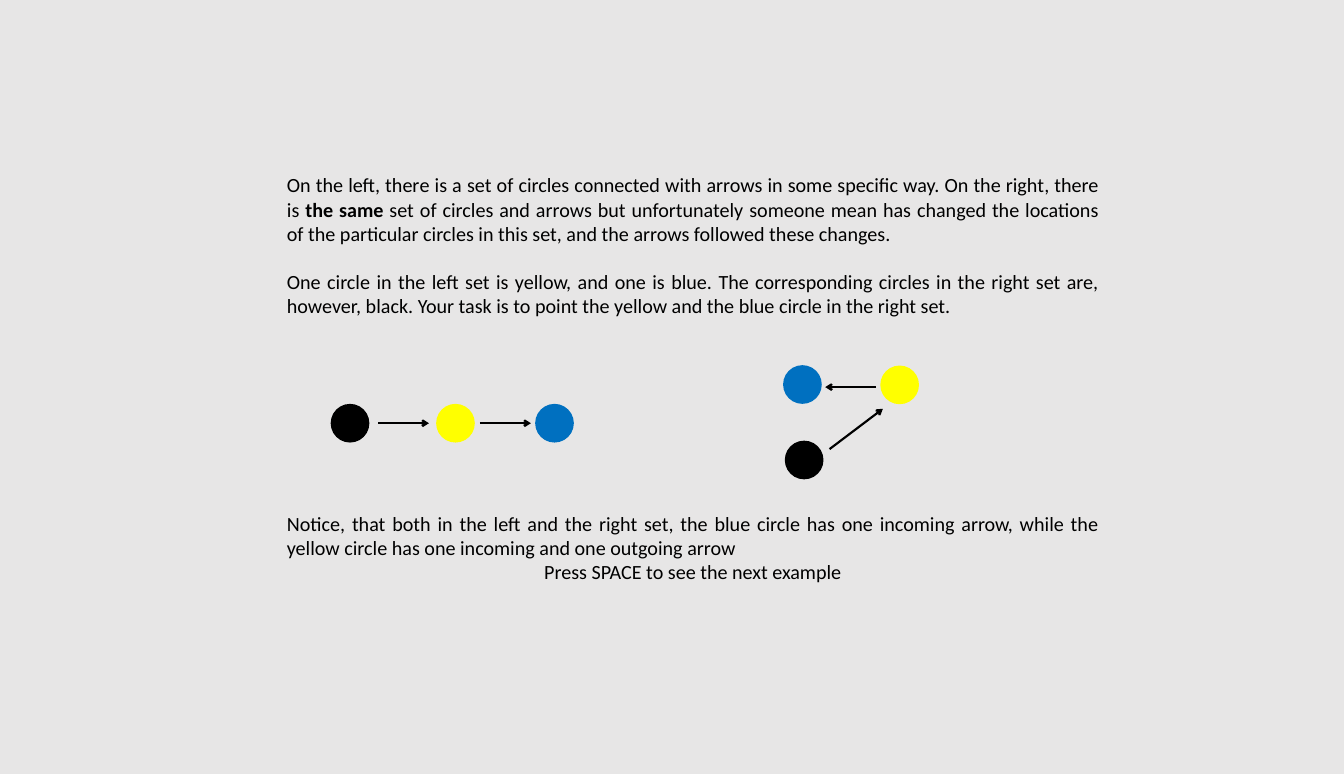
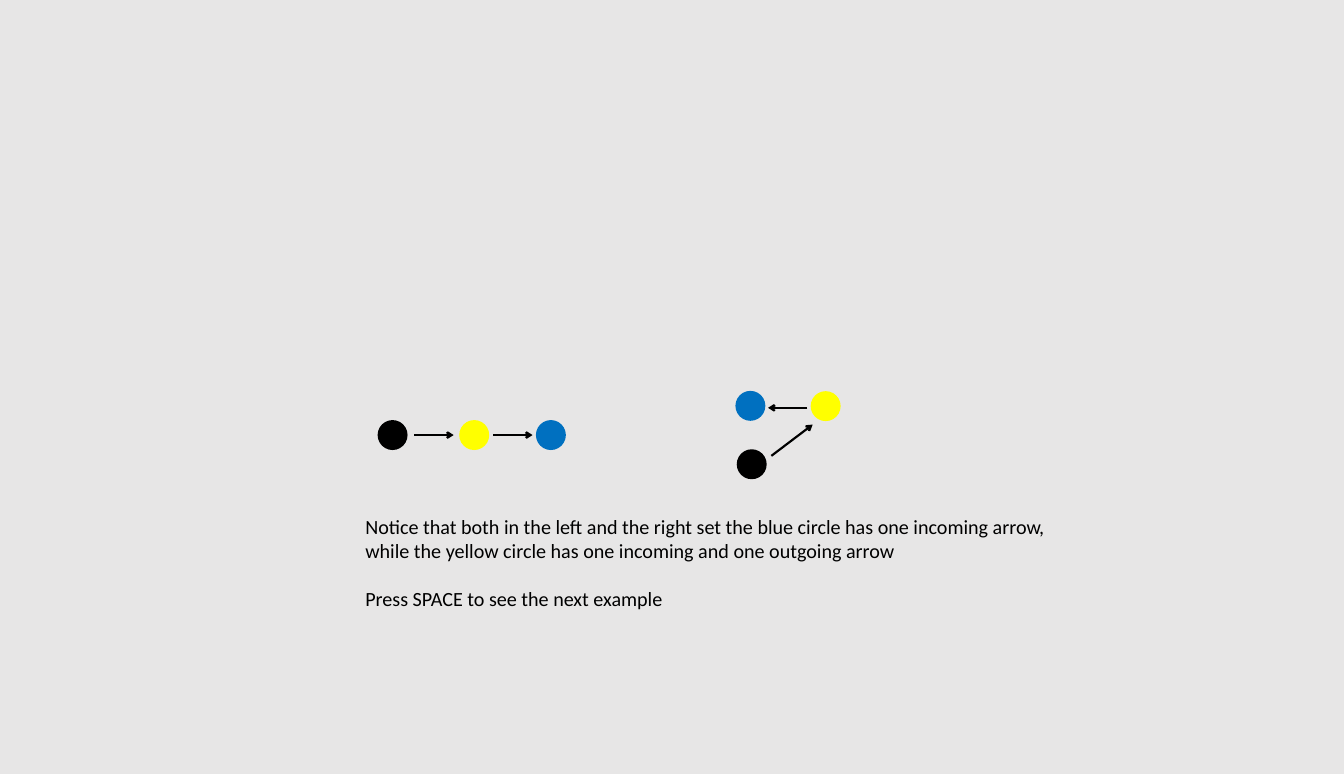
Before and after one commit to ociepkam/grafy, a slide deck: slide 2 of images/instruction.pptx. Drawn at 1344x774 pixels with LibreOffice and Linux fonts; fonts in the diff are those of the drawing. Boxes give left, top, right and bottom in pixels: in the first picture for what was removed or moved away, otherwise in the second. Text is boxed around its words. In the diff, an @@ line names an element or a change of style, - is before the commit and + after.

```diff
--- a/images/instruction.pptx
+++ b/images/instruction.pptx
@@ text "Notice that both in the ...": place and size @@
-text "Notice that both in the ..." at box(287, 178, 1098, 583)
+text "Notice that both in the ..." at box(365, 520, 1044, 610)
@@ ellipse: place and size @@
-ellipse at box(783, 365, 822, 404)
+ellipse at box(736, 391, 766, 421)
@@ arrow moved from (876, 387) - (826, 387) to (808, 408) - (768, 408) @@
@@ ellipse: place and size @@
-ellipse at box(880, 366, 919, 405)
+ellipse at box(811, 391, 841, 421)
@@ ellipse: place and size @@
-ellipse at box(331, 404, 369, 443)
+ellipse at box(378, 420, 408, 450)
@@ arrow moved from (378, 423) - (429, 423) to (414, 435) - (454, 435) @@
@@ ellipse: place and size @@
-ellipse at box(436, 404, 475, 443)
+ellipse at box(459, 420, 489, 450)
@@ arrow moved from (480, 423) - (531, 423) to (493, 435) - (533, 435) @@
@@ ellipse: place and size @@
-ellipse at box(535, 404, 574, 443)
+ellipse at box(536, 420, 566, 450)
@@ ellipse: place and size @@
-ellipse at box(785, 441, 824, 480)
+ellipse at box(737, 449, 767, 479)
@@ arrow moved from (830, 449) - (883, 409) to (771, 456) - (813, 425) @@
@@ text at box(365, 520, 1044, 562): text changed @@
-On the left, there is a set of circles connected with arrows in some specific way. On the right, there is the same set of circles and arrows but unfortunately someone mean has changed the locations of the particular circles in this set, and the arrows followed these changes.
-One circle in the left set is yellow, and one is blue. The corresponding circles in the right set are, however, black. Your task is to point the yellow and the blue circle in the right set.
-Notice, that both in the left and the right set, the blue circle has one incoming arrow, while the yellow circle has one incoming and one outgoing arrow
+Notice that both in the left and the right set the blue circle has one incoming arrow,
+while the yellow circle has one incoming and one outgoing arrow
@@ text at box(365, 592, 662, 610): alignment centre to justified @@
```
Also in this commit, not shown: 4 other slides changed, 11 other files.
